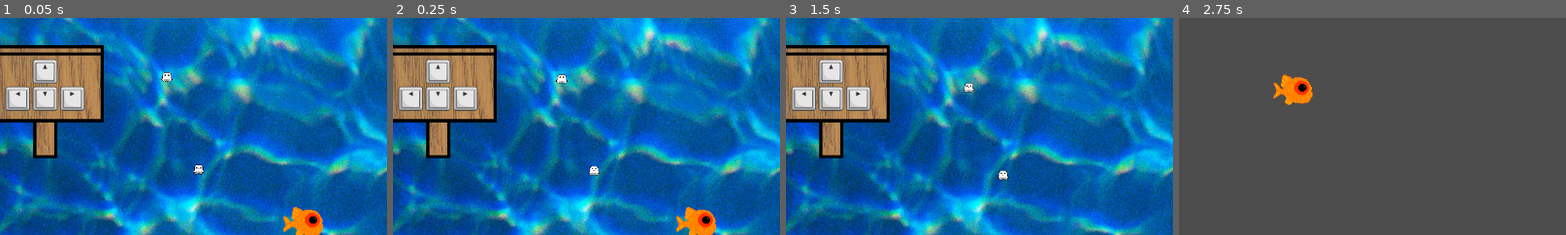
Above: before the commit, frames 1-4 (left to right).
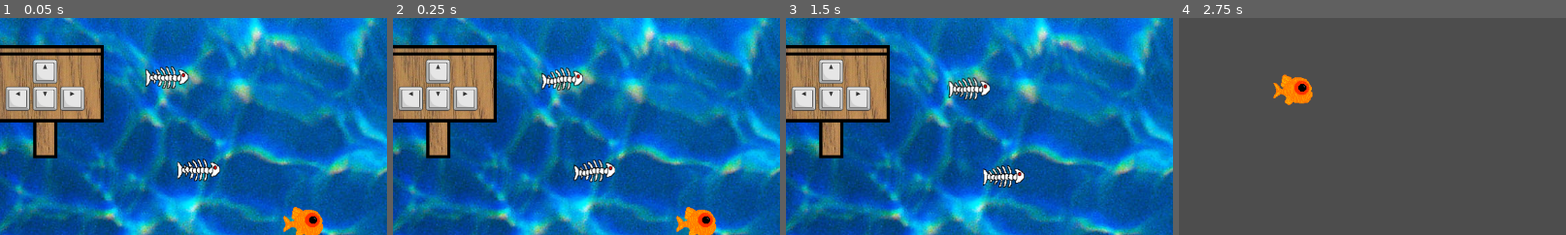
Above: after the commit, the same moments.

Repository: 3lbsofSalt/GhostFish
Game: Godot game, scene res://scenes/newRoot.tscn
Same seed, same stepped clock (60 frames per second), same inputs: the game is played once before the commit and once after it.
Inputs:
- Up to frame 1 (0.05 s): no input
- Up to frame 2 (0.25 s): no input
- Up to frame 3 (1.5 s): tap Enter at 0.5 s; hold D (right) 0.53-1.28 s; tap Space at 0.77 s; hold S (down) from 1.28 s (still down)
- Up to frame 4 (2.75 s): tap Space at 1.52 s; release S (down) at 2.03 s; hold D (right) from 2.03 s (still down)
The pictures show only the part of the screen within x 11-61%, y 2-52%; the shares and areas given below are measured in that part.

The runs differ from the first frame. In frame 1, 1.5% of the frame differs, in the area x 37-57%, y 21-76%; in frame 2, 1.5%; in frame 3, 1.5%; in frame 4, nothing differs.

Commit message:
ghost fish be swimmin

Diff:
--- a/basic_ghost.gd
+++ b/basic_ghost.gd
@@ -4,10 +4,10 @@
 
 var alive = true;
 var player_target: Node2D = null;
-
+@onready var sprite = $AnimatedSprite2D
 # Called when the node enters the scene tree for the first time.
 func _ready() -> void:
-	pass # Replace with function body.
+	sprite.play('default')
 
 func is_alive() -> bool:
 	return alive;
@@ -25,6 +25,11 @@
 	var player = get_tree().get_nodes_in_group('Fish').pick_random();
 	if alive and GameState.is_running():
 		global_position = global_position.move_toward(player.global_position, delta*speed);
+		if global_position.x > player.global_position.x:
+			sprite.flip_h = true
+		else:
+			sprite.flip_h = false
+
 
 
 func _on_collide(body: Node2D) -> void:
--- a/scenes/BasicGhost.tscn
+++ b/scenes/BasicGhost.tscn
@@ -1,16 +1,41 @@
-[gd_scene load_steps=5 format=3 uid="uid://cvkuhki4jn2i5"]
+[gd_scene load_steps=9 format=3 uid="uid://cvkuhki4jn2i5"]
 
 [ext_resource type="Script" path="res://basic_ghost.gd" id="1_3dhjh"]
-[ext_resource type="Texture2D" uid="uid://dgw1f7nj0kg15" path="res://Assets/tmp/ghost.png" id="1_q4iah"]
+[ext_resource type="Texture2D" uid="uid://ctor13gyhp2v3" path="res://Assets/ghost_fish.png" id="2_hjam2"]
 
 [sub_resource type="RectangleShape2D" id="RectangleShape2D_tx3y7"]
 size = Vector2(18, 18)
+
+[sub_resource type="AtlasTexture" id="AtlasTexture_5xqgv"]
+atlas = ExtResource("2_hjam2")
+region = Rect2(0, 0, 64, 64)
+
+[sub_resource type="AtlasTexture" id="AtlasTexture_dkaot"]
+atlas = ExtResource("2_hjam2")
+region = Rect2(64, 0, 64, 64)
+
+[sub_resource type="AtlasTexture" id="AtlasTexture_46xon"]
+atlas = ExtResource("2_hjam2")
+region = Rect2(0, 64, 64, 64)
+
+[sub_resource type="AtlasTexture" id="AtlasTexture_qfnps"]
+atlas = ExtResource("2_hjam2")
+region = Rect2(64, 64, 64, 64)
 
 [sub_resource type="SpriteFrames" id="SpriteFrames_i4r4u"]
 animations = [{
 "frames": [{
 "duration": 1.0,
-"texture": ExtResource("1_q4iah")
+"texture": SubResource("AtlasTexture_5xqgv")
+}, {
+"duration": 1.0,
+"texture": SubResource("AtlasTexture_dkaot")
+}, {
+"duration": 1.0,
+"texture": SubResource("AtlasTexture_46xon")
+}, {
+"duration": 1.0,
+"texture": SubResource("AtlasTexture_qfnps")
 }],
 "loop": true,
 "name": &"default",
@@ -22,10 +47,10 @@
 
 [node name="CollisionShape2D" type="CollisionShape2D" parent="." groups=["Ghost"]]
 position = Vector2(0, 1)
+scale = Vector2(2.5, 1.5)
 shape = SubResource("RectangleShape2D_tx3y7")
 
 [node name="AnimatedSprite2D" type="AnimatedSprite2D" parent="." groups=["Ghost"]]
-scale = Vector2(0.0180556, 0.0180556)
 sprite_frames = SubResource("SpriteFrames_i4r4u")
 
 [connection signal="body_entered" from="." to="." method="_on_collide"]
Not shown: 1 places in scenes/newRoot.tscn that only renumber resources
